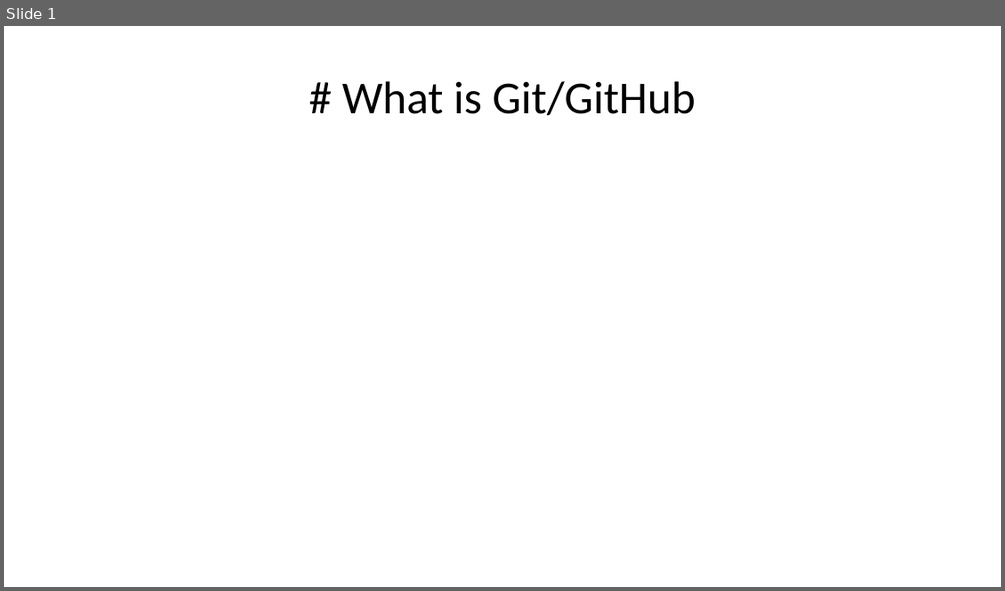
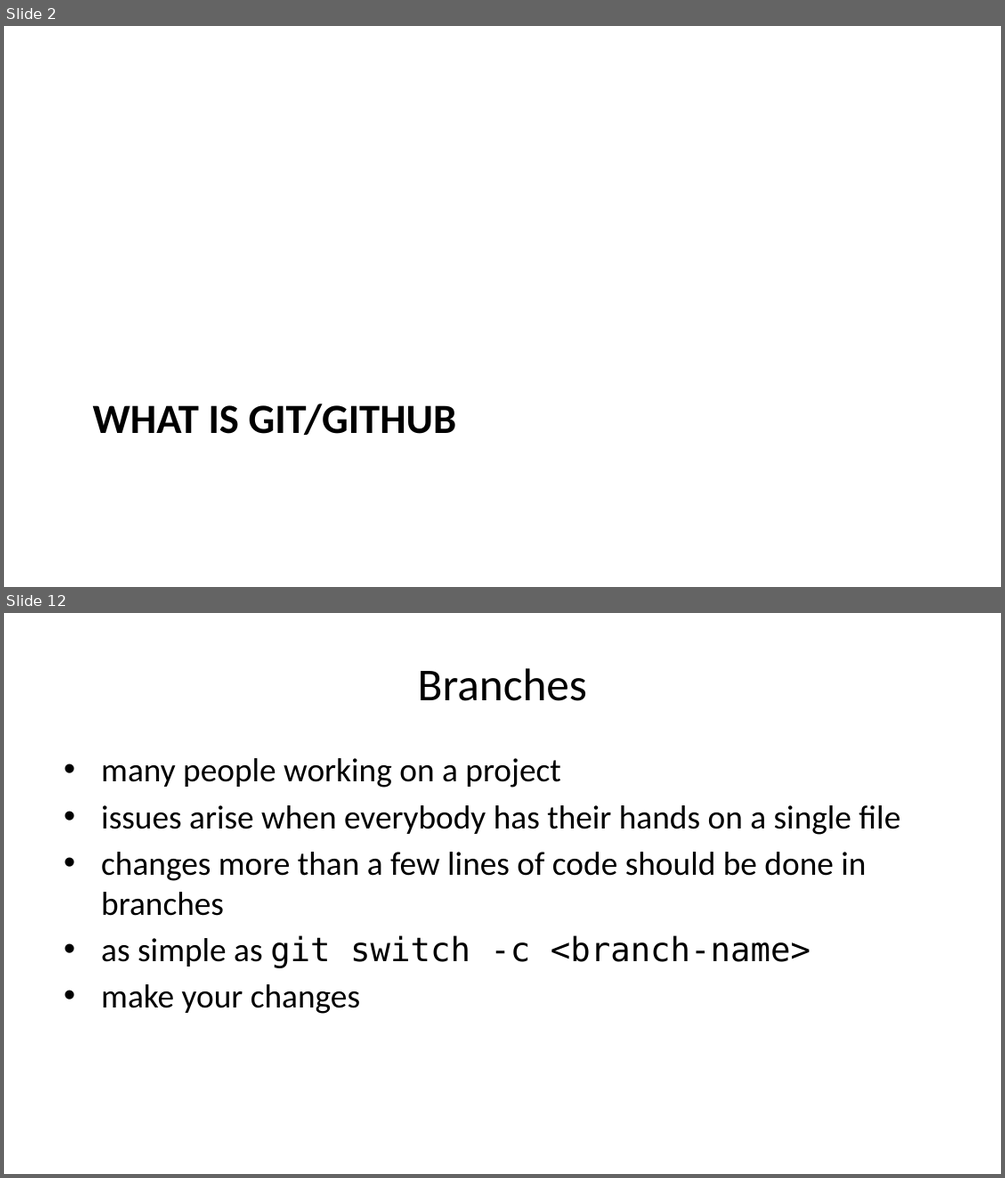
Before and after one commit to dhelgerson/ObsidianVault, a slide deck: git-pres.pptx. Shown one above the other, each under a label of ours: slide 1 before the commit, slides 2 and 12 after it; the slides between them are not shown. The pictures are 1005x591 and 1005x1178 pixels, drawn with LibreOffice and Linux fonts; fonts in the diff are those of the drawing. Boxes give left, top, right and bottom in pixels: in the first picture for what was removed or moved away, otherwise in the second. Text is boxed around its words. In the diff, an @@ line names an element or a change of style, - is before the commit and + after.

```diff
--- a/git-pres.pptx
+++ b/git-pres.pptx
@@ slide 12 added at [4, 613, 1001, 1174], background #FFFFFF @@
@@ title added at [418, 668, 587, 701], 33 pt, text #000000 @@
+Branches
@@ text added at [101, 758, 900, 1013], 24 pt, text #000000 @@
+• many people working on a project
+• issues arise when everybody has their hands on a single file
+• changes more than a few lines of code should be done in branches
+• as simple as git switch -c <branch-name>
+• make your changes
@@ what was slide 1 is now slide 2 @@
@@ slide 2 changed as well @@
@@ title "WHAT IS GIT/GITHUB" at [93, 403, 457, 435]: vertical alignment middle to top @@
@@ title at [93, 403, 457, 435]: text changed; size 33 to 30 pt; bold on @@
-# What is Git/GitHub
+WHAT IS GIT/GITHUB
```
Also in this commit, not shown: 1 other slide changed, 19 other slides added, 1 other file.
